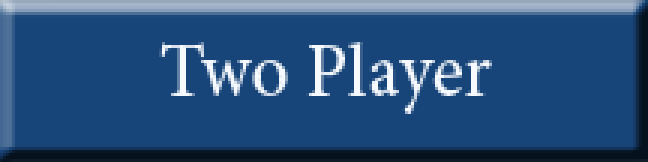
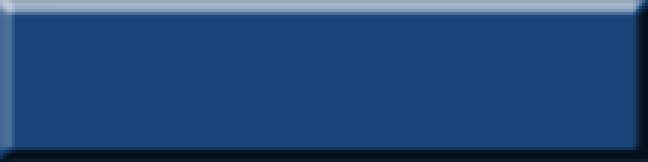
Before/after of a 648 × 162 layered artwork. What changed in the layer stack:
removed layer "Two Player" over [159, 42, 492, 114]
